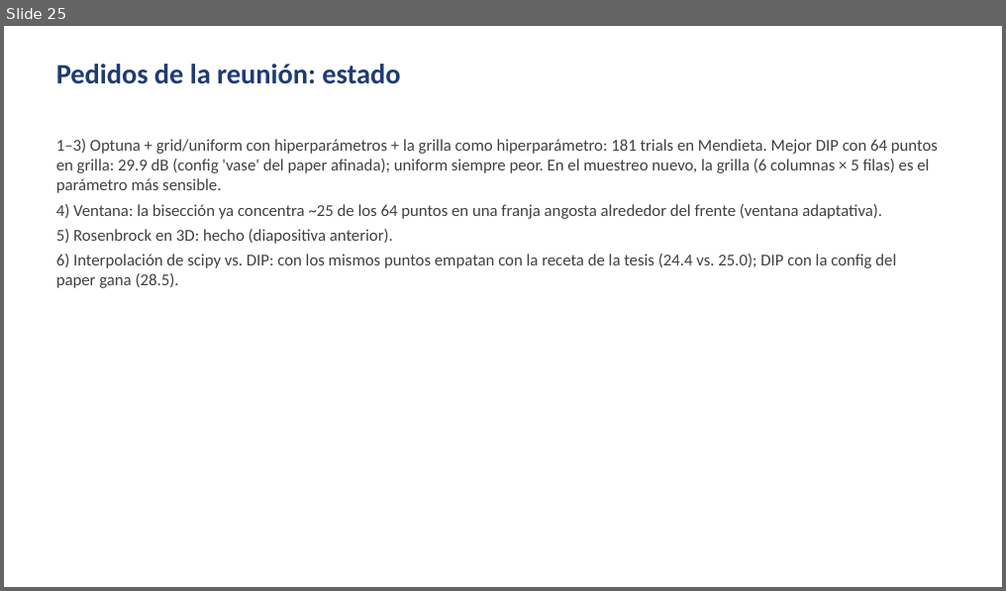
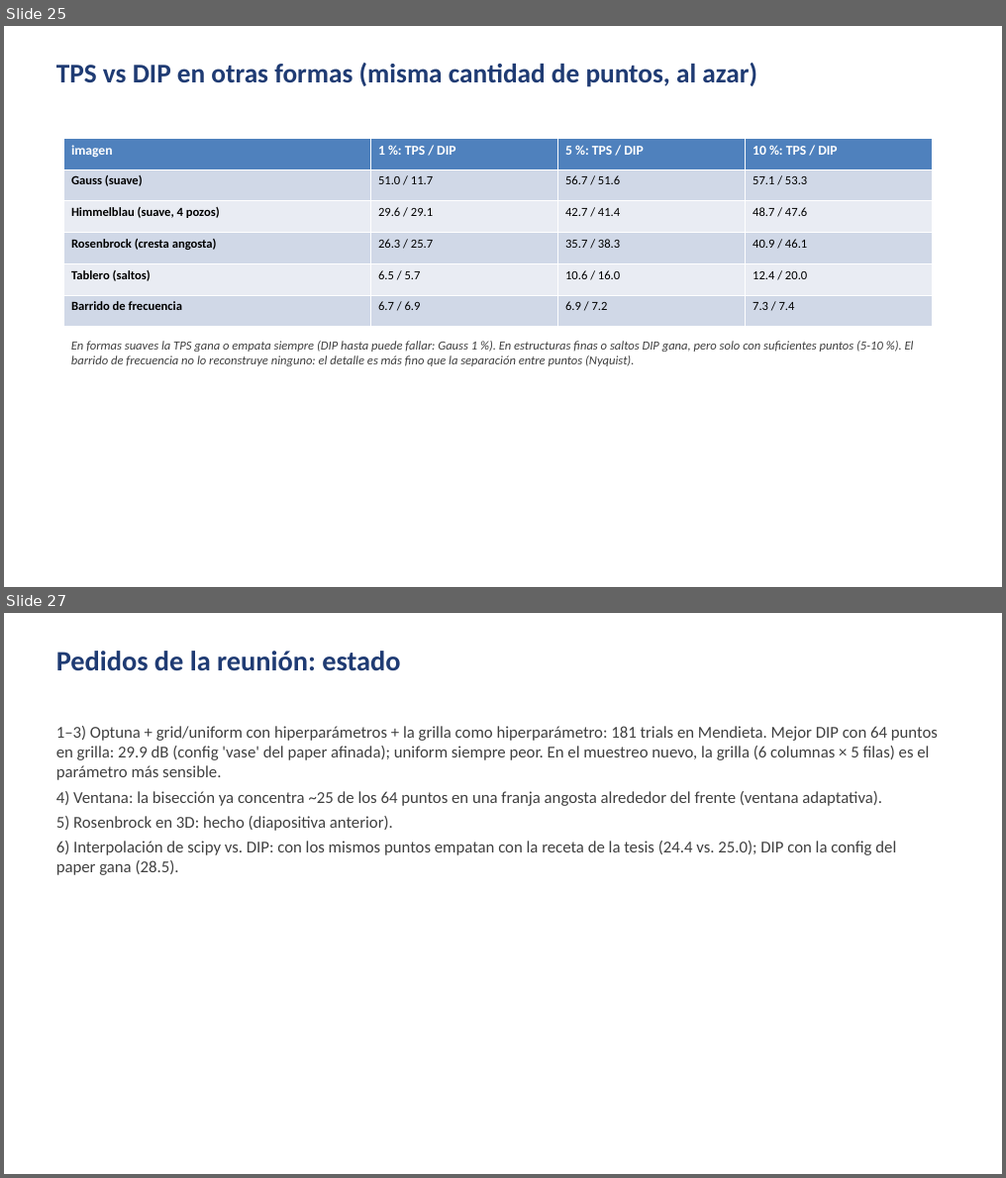
Before and after one commit to santiafonso/Tesis, a slide deck: presentaciones/presentacion4_autoexp/presentacion4_autoexp.pptx. Shown one above the other, each under a label of ours: slide 25 before the commit, slides 25 and 27 after it; the slides between them are not shown. The pictures are 1006x591 and 1006x1178 pixels, drawn with LibreOffice and Linux fonts; fonts in the diff are those of the drawing. Boxes give left, top, right and bottom in pixels: in the first picture for what was removed or moved away, otherwise in the second. Text is boxed around its words. In the diff, an @@ line names an element or a change of style, - is before the commit and + after.

Commit message:
Presentacion 4: TPS vs DIP en imagenes sinteticas (tabla + 3D)

```diff
--- a/presentaciones/presentacion4_autoexp/presentacion4_autoexp.pptx
+++ b/presentaciones/presentacion4_autoexp/presentacion4_autoexp.pptx
@@ slide 25 added at <box>4,26,1002,587</box>, background #FFFFFF @@
@@ text added at <box>56,63,757,87</box>, 26 pt, text #1F3B73, bold @@
+TPS vs DIP en otras formas (misma cantidad de puntos, al azar)
@@ table added at <box>63,138,933,327</box>, 6 rows, 4 columns @@
+imagen | 1 %: TPS / DIP | 5 %: TPS / DIP | 10 %: TPS / DIP
+Gauss (suave) | 51.0 / 11.7 | 56.7 / 51.6 | 57.1 / 53.3
+Himmelblau (suave, 4 pozos) | 29.6 / 29.1 | 42.7 / 41.4 | 48.7 / 47.6
+Rosenbrock (cresta angosta) | 26.3 / 25.7 | 35.7 / 38.3 | 40.9 / 46.1
+Tablero (saltos) | 6.5 / 5.7 | 10.6 / 16.0 | 12.4 / 20.0
+Barrido de frecuencia | 6.7 / 6.9 | 6.9 / 7.2 | 7.3 / 7.4
@@ text added at <box>71,341,914,367</box>, 12 pt, text #404040, italic @@
+En formas suaves la TPS gana o empata siempre (DIP hasta puede fallar: Gauss 1 %). En estructuras finas o saltos DIP gana, pero solo con suficientes puntos (5-10 %). El barrido de frecuencia no lo reconstruye ninguno: el detalle es más fino que la separación entre puntos (Nyquist).
@@ what was slide 25 is now slide 27 @@
```
Also in this commit, not shown: 1 other slide added, 4 other files.
